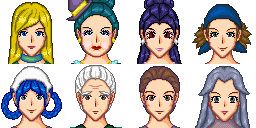
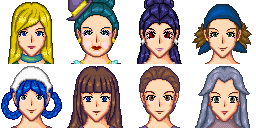
Layers edited between the first and the second 256px x 128px image:
painted on "face06" over [left=67, top=65, right=123, bottom=128]
